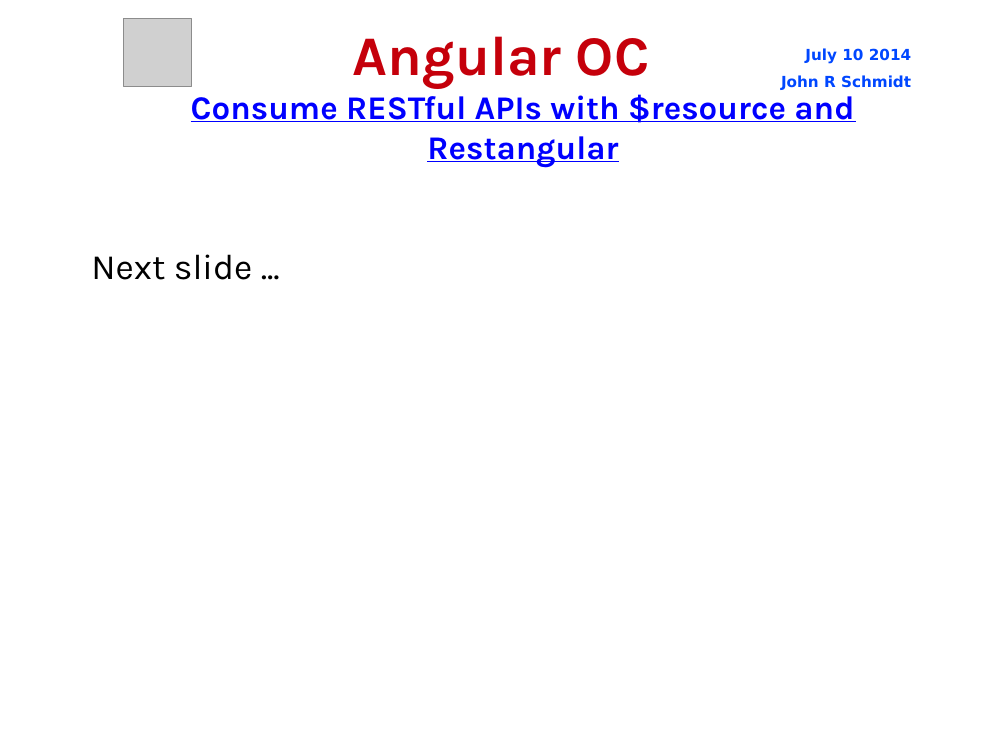
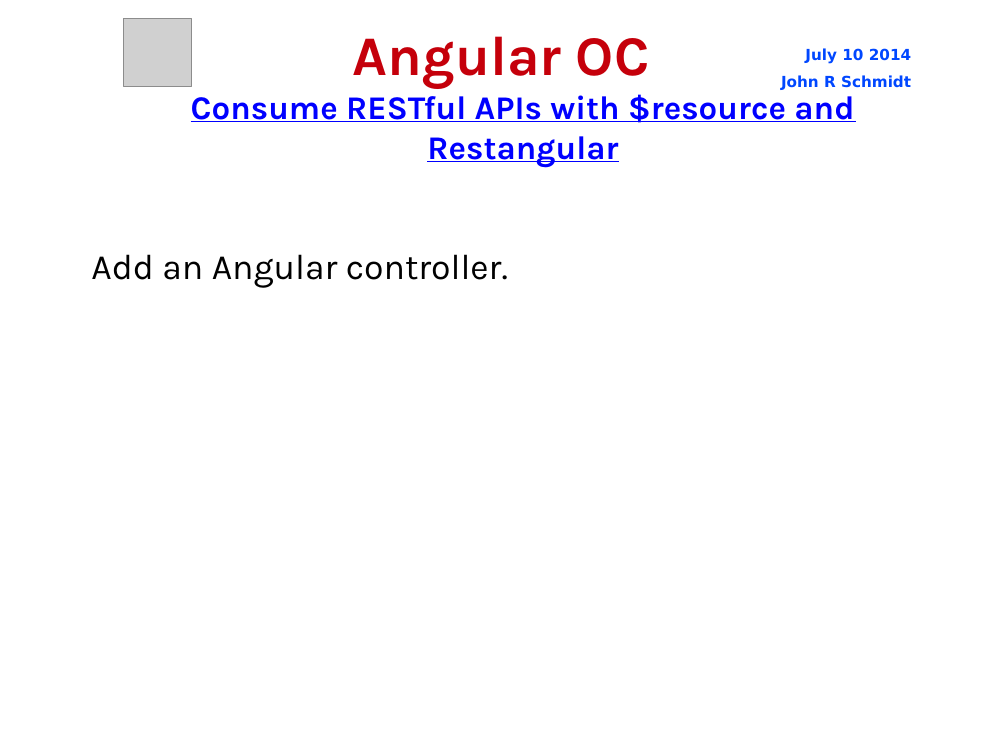
Before and after one commit to jrschmidt/fifa-angular-rest-demo, a slide deck: slide 20 of fifa.odp. Drawn at 1008x756 pixels with LibreOffice and Linux fonts; fonts in the diff are those of the drawing; grey boxes stand for pictures; background and template pictures are left out. Boxes give left, top, right and bottom in pixels: in the first picture for what was removed or moved away, otherwise in the second. Text is boxed around its words. In the diff, an @@ line names an element or a change of style, - is before the commit and + after.

```diff
--- a/fifa.odp
+++ b/fifa.odp
@@ subtitle at [91,254,508,287]: text changed @@
-Next slide ...
+Add an Angular controller.
```
Also in this commit, not shown: 3 other slides changed.
